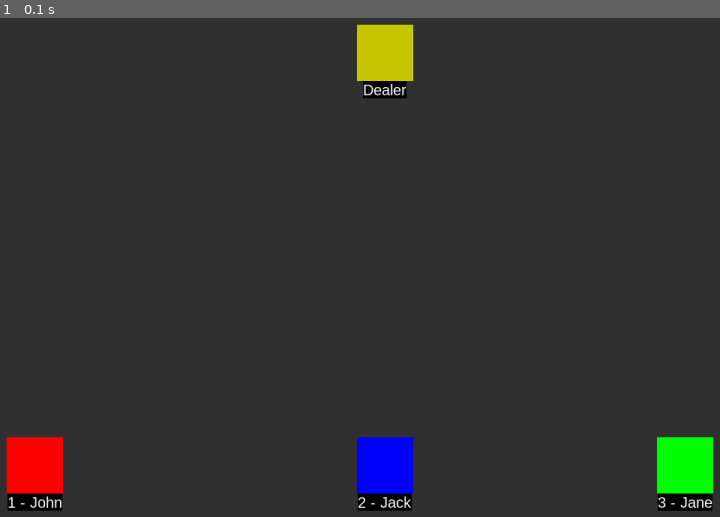
Above: before the commit, frame 1.
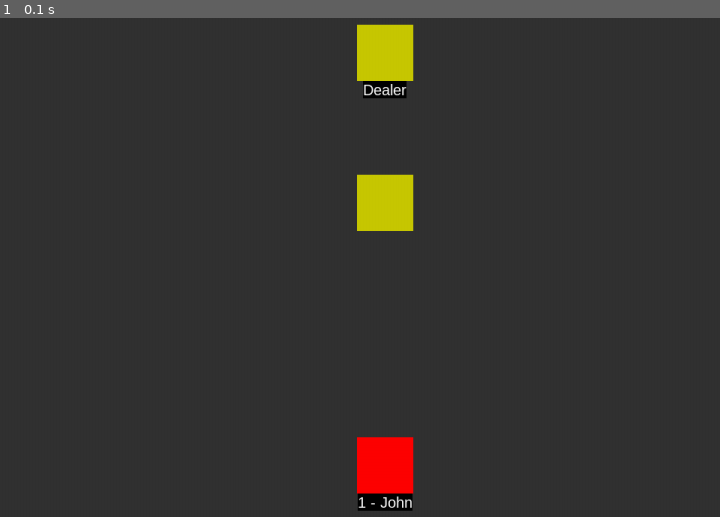
Above: after the commit, the same moment.

Repository: ekoret/blackjack-py
Game: pygame game, started from main.py
The game is run twice, just before and just after one commit, with the same random seed, the same clock (stepped at 60 frames per second) and the same inputs.
Inputs:
- Up to frame 1 (0.1 s): no input

The runs differ from the first frame. In frame 1, 4.2% of the frame differs, in the area x 0-100%, y 31-99%.

Commit message:
work on showing cards

Diff:
--- a/game.py
+++ b/game.py
@@ -66,8 +66,8 @@
     def run_game(self):
 
         self.add_player("John")
-        self.add_player("Jack")
-        self.add_player("Jane")
+        # self.add_player("Jack")
+        # self.add_player("Jane")
 
         while (True):
             """Event Loop"""
--- a/player.py
+++ b/player.py
@@ -69,7 +69,10 @@
 
         dealer = Square(x,
                         y, size, (200, 200, 0), self.name, font_size)
+        cards = Square(x,
+                       y + 200, size, (200, 200, 0), str(self.get_hand()), font_size)
         dealer.draw(self.screen)
+        cards.draw(self.screen)
 
 
 class Table(Player):
